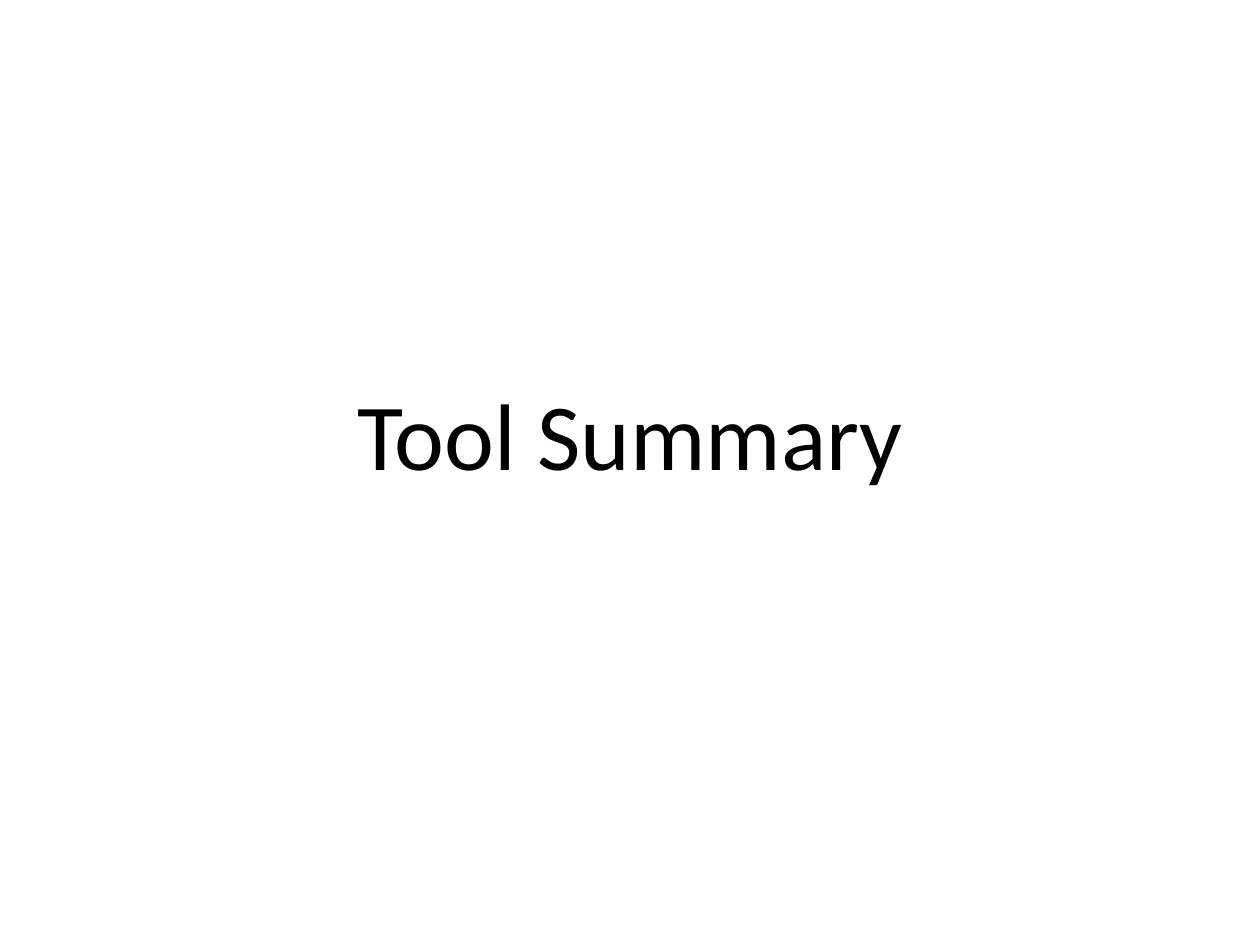
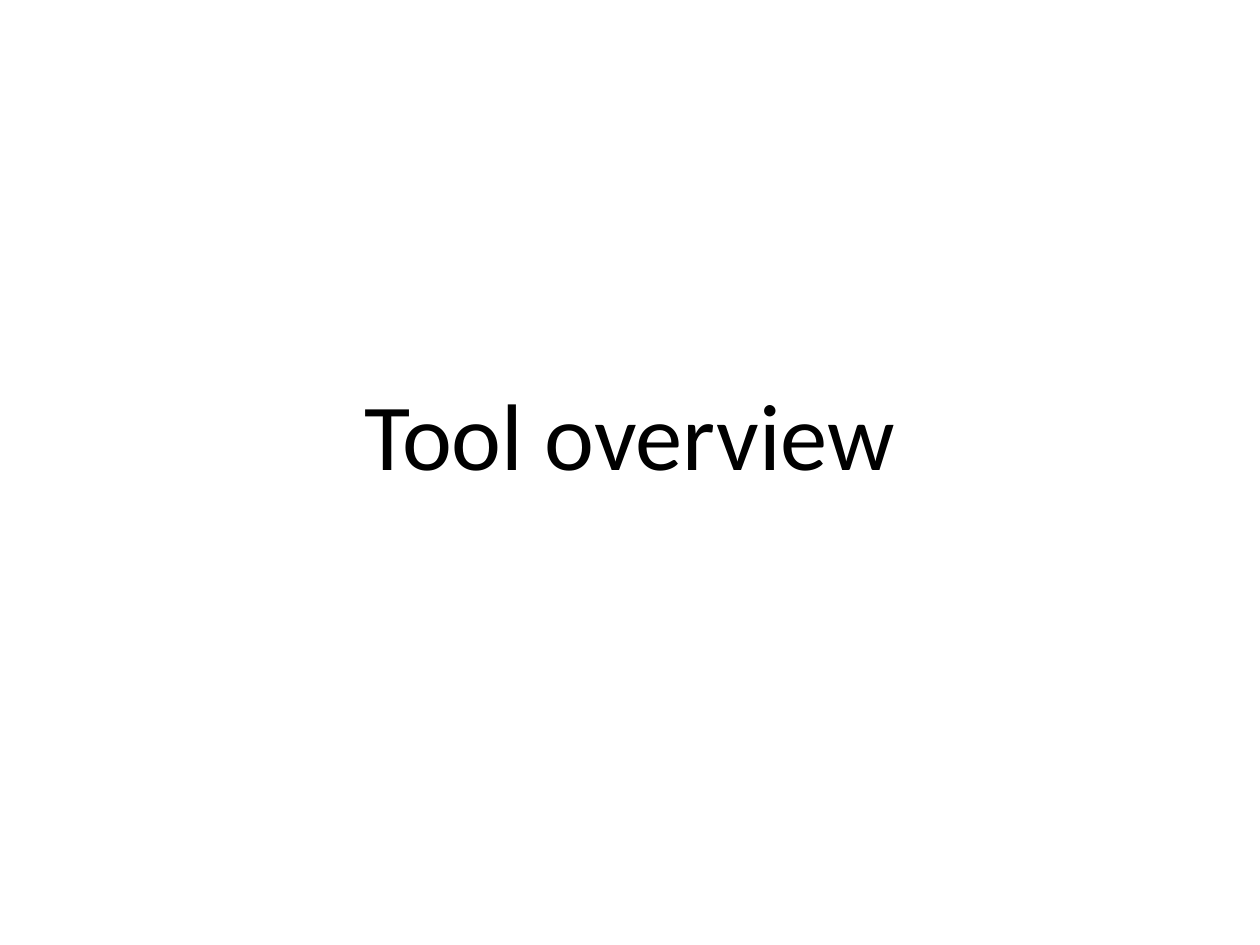
Before and after one commit to KeNopphon/edx-YouTube-video-uploading-tool, a slide deck: slide 3 of youtube_uploading_tool.pptx. Drawn at 1260x945 pixels with LibreOffice and Linux fonts; fonts in the diff are those of the drawing. Boxes give left, top, right and bottom in pixels: in the first picture for what was removed or moved away, otherwise in the second. Text is boxed around its words. In the diff, an @@ line names an element or a change of style, - is before the commit and + after.

```diff
--- a/youtube_uploading_tool.pptx
+++ b/youtube_uploading_tool.pptx
@@ text at (x1=365, y1=404, x2=895, y2=471): text changed @@
-Tool Summary
+Tool overview
```
Also in this commit, not shown: 1 other slide changed, 1 other file.
